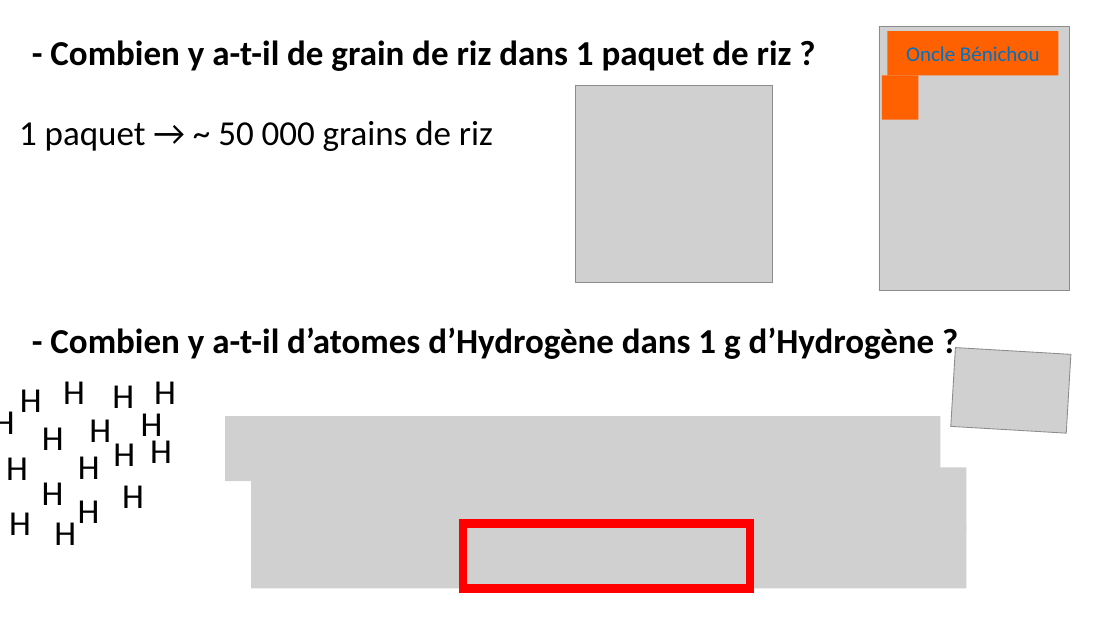
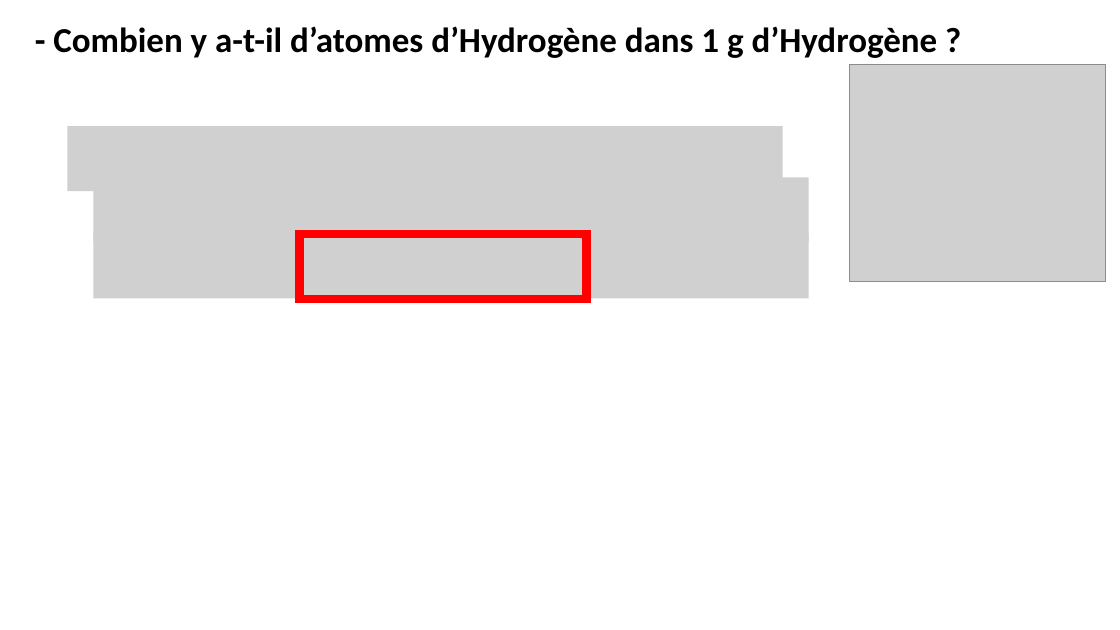
Before and after one commit to pierreghesqui/Lyc-e, a slide deck: slide 4 of Seconde/Chapitre9-LaMole/Activité/Mole.pptx (slide 3 before the commit). Drawn at 1120x630 pixels with LibreOffice and Linux fonts; fonts in the diff are those of the drawing; grey boxes stand for pictures; background and template pictures are left out. Boxes give left, top, right and bottom in pixels: in the first picture for what was removed or moved away, otherwise in the second. Text is boxed around its words. In the diff, an @@ line names an element or a change of style, - is before the commit and + after.

```diff
--- a/Seconde/Chapitre9-LaMole/Activité/Mole.pptx
+++ b/Seconde/Chapitre9-LaMole/Activité/Mole.pptx
@@ text "- Combien y a-t-il d’atomes ...": place and size @@
-text "- Combien y a-t-il d’atomes ..." at <box>50,327,935,359</box>
+text "- Combien y a-t-il d’atomes ..." at <box>53,26,938,58</box>
@@ text removed at <box>50,40,792,71</box> @@
-- Combien y a-t-il de grain de riz dans 1 paquet de riz ?
@@ rectangle removed at <box>887,31,1059,76</box> @@
-Oncle Bénichou
@@ picture removed at <box>576,86,772,282</box> @@
@@ picture: place and size @@
-picture at <box>879,26,1070,290</box>
+picture at <box>849,64,1105,281</box>
@@ rectangle removed at <box>882,76,919,120</box> @@
@@ text removed at <box>19,120,493,151</box> @@
-1 paquet → ~ 50 000 grains de riz
@@ picture added at <box>67,126,783,191</box> @@
@@ picture added at <box>93,177,809,242</box> @@
@@ picture added at <box>93,234,809,298</box> @@
@@ rectangle: place and size @@
-rectangle at <box>463,523,750,588</box>
+rectangle at <box>299,234,586,298</box>
@@ picture removed at <box>951,348,1072,434</box> @@
@@ group removed at <box>0,381,176,545</box>: 18 texts @@
-H
-H
-H
-H
-H
-H
-H
-H
-H
-H
-H
-H
-H
-H
-H
-H
-H
-H
@@ picture removed at <box>225,416,941,481</box> @@
@@ picture removed at <box>251,467,967,532</box> @@
@@ picture removed at <box>251,523,967,588</box> @@
```
Also in this commit, not shown: 3 other slides changed, 5 slides added, 1 slide removed, 6 other files.
